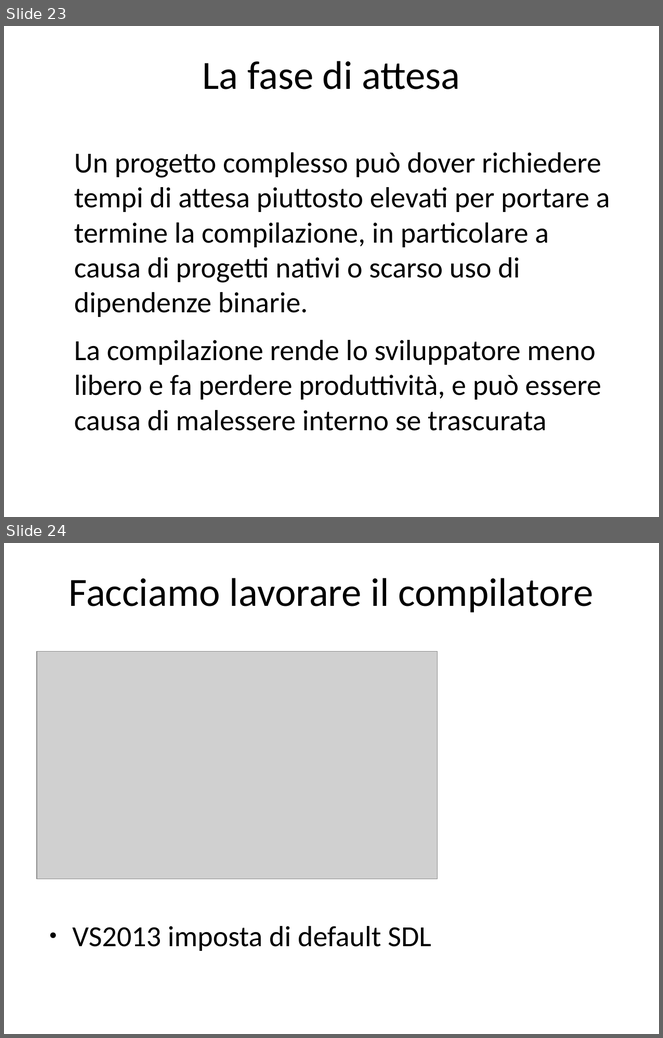
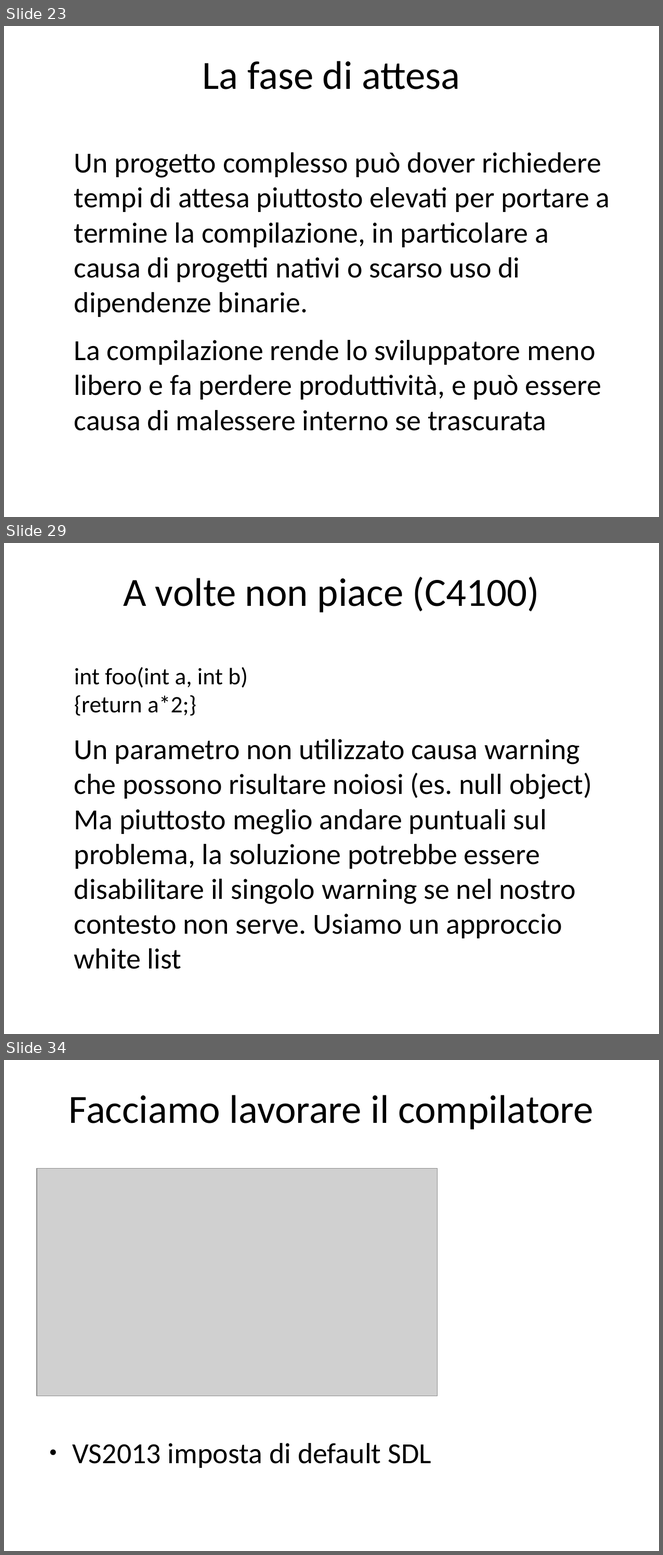
Before and after one commit to rramirez-tec-mx/Repo, a slide deck: La salute del software.odp. Shown one above the other, each under a label of ours: slides 23 and 24 before the commit, slides 23, 29 and 34 after it; the slides between them are not shown. The pictures are 663x1038 and 663x1555 pixels, drawn with LibreOffice and Linux fonts; fonts in the diff are those of the drawing; grey boxes stand for pictures. Boxes give left, top, right and bottom in pixels: in the first picture for what was removed or moved away, otherwise in the second. Text is boxed around its words. In the diff, an @@ line names an element or a change of style, - is before the commit and + after.

```diff
--- a/La salute del software.odp
+++ b/La salute del software.odp
@@ slide 29 added at [4,543,659,1034], background #FFFFFF @@
@@ title added at [123,577,540,613], 44 pt, text #000000 @@
+A volte non piace (C4100)
@@ text added at [74,667,593,969], 32 pt, text #000000 @@
+int foo(int a, int b)
+{return a*2;}
+Un parametro non utilizzato causa warning che possono risultare noiosi (es. null object)
+Ma piuttosto meglio andare puntuali sul problema, la soluzione potrebbe essere disabilitare il singolo warning se nel nostro contesto non serve. Usiamo un approccio white list
@@ what was slide 24 is now slide 34 @@
```
Also in this commit, not shown: 9 other slides added, 5 other files.
